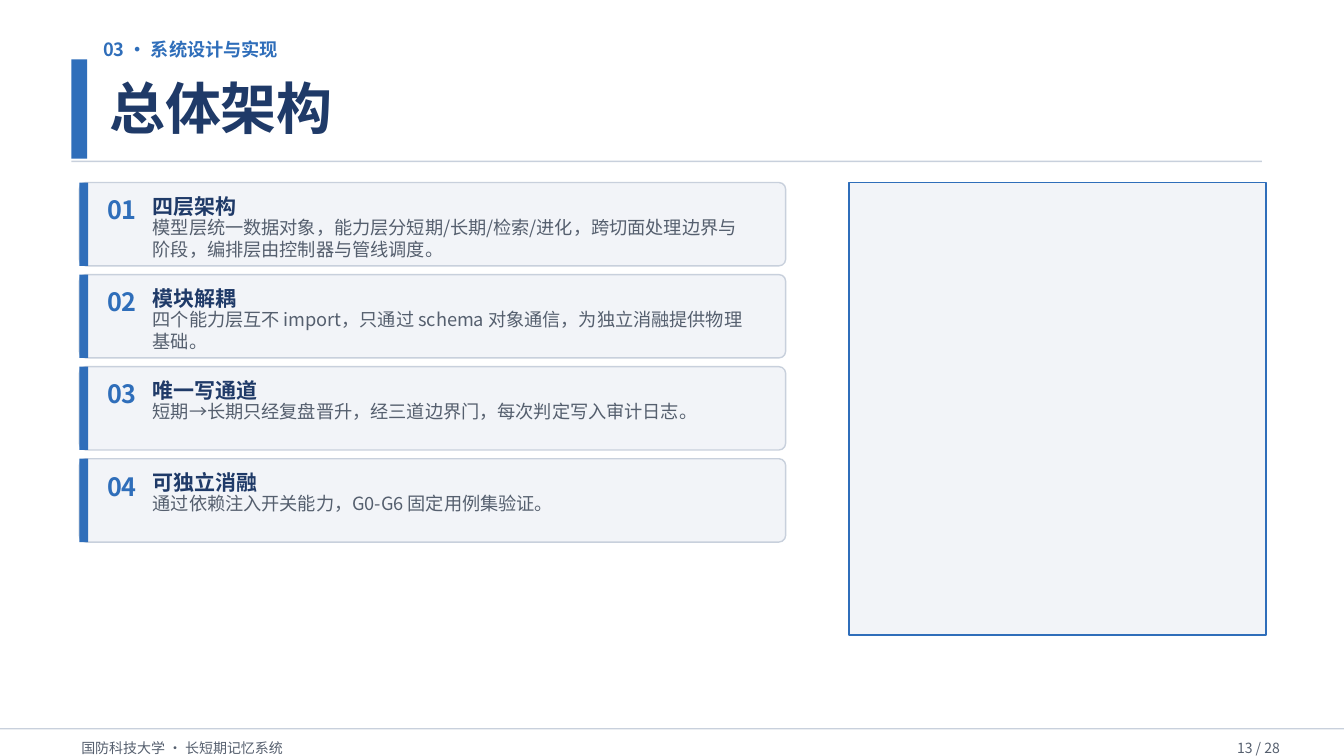
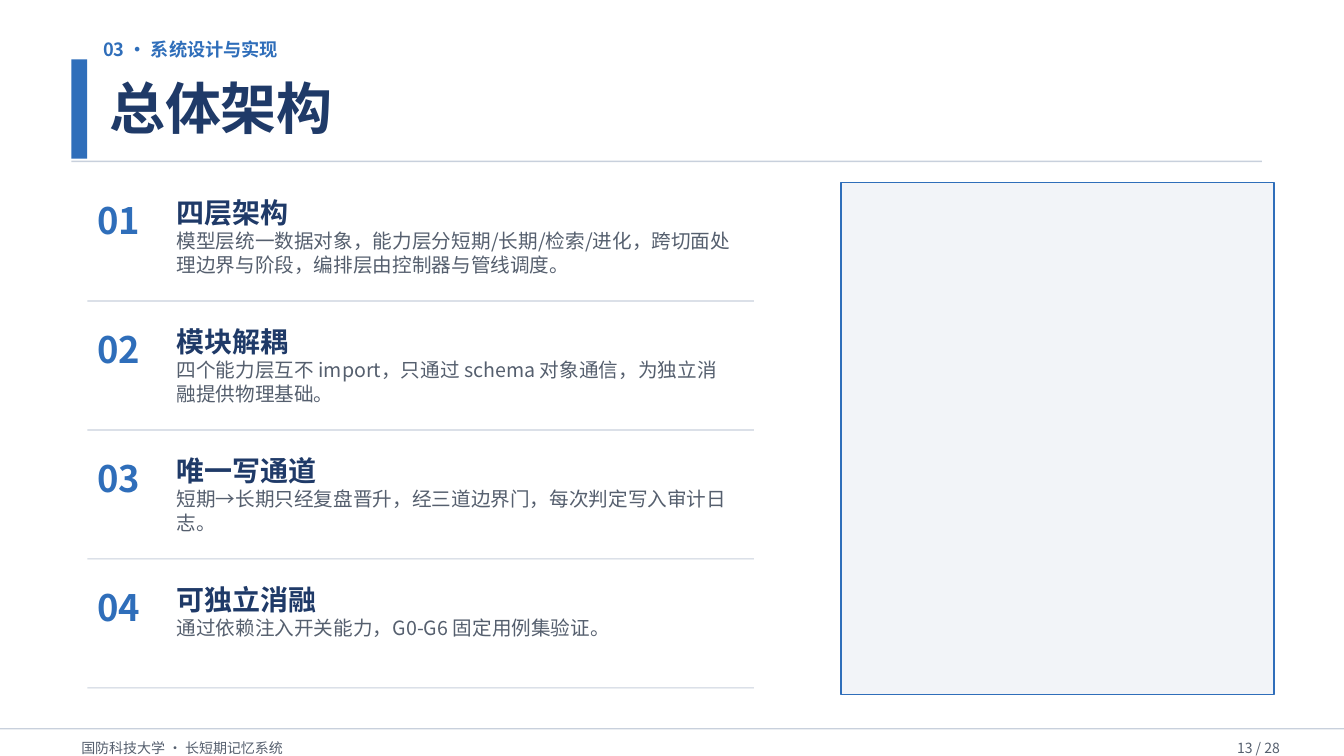
Before and after one commit to Outer-nebula-observer/yz-03, a slide deck: slide 13 of 汇报PPT/最终汇报成果.pptx. Drawn at 1344x756 pixels with LibreOffice and Linux fonts; fonts in the diff are those of the drawing. Boxes give left, top, right and bottom in pixels: in the first picture for what was removed or moved away, otherwise in the second. Text is boxed around its words. In the diff, an @@ line names an element or a change of style, - is before the commit and + after.

```diff
--- a/汇报PPT/最终汇报成果.pptx
+++ b/汇报PPT/最终汇报成果.pptx
@@ rounded rectangle removed at bbox=[80, 182, 786, 266] @@
@@ rectangle removed at bbox=[80, 182, 89, 266] @@
@@ text "01": place and size @@
-text "01" at bbox=[107, 200, 137, 220]
+text "01" at bbox=[97, 206, 140, 235]
@@ text "四层架构": place and size @@
-text "四层架构" at bbox=[153, 196, 237, 216]
+text "四层架构" at bbox=[177, 199, 289, 226]
@@ rectangle: place and size @@
-rectangle at bbox=[850, 182, 1266, 635]
+rectangle at bbox=[842, 182, 1274, 695]
@@ text "模型层统一数据对象，能力层分短期/长期/检索/进化，跨切面处理边界与阶段，编排层由控制器与管线调度。": place and size @@
-text "模型层统一数据对象，能力层分短期/长期/检索/进化，跨切面处理边界与阶段，编排层由控制器与管线调度。" at bbox=[153, 215, 737, 258]
+text "模型层统一数据对象，能力层分短期/长期/检索/进化，跨切面处理边界与阶段，编排层由控制器与管线调度。" at bbox=[177, 231, 731, 274]
@@ rounded rectangle removed at bbox=[80, 274, 786, 358] @@
@@ rectangle removed at bbox=[80, 274, 89, 358] @@
@@ text "02": place and size @@
-text "02" at bbox=[107, 292, 137, 312]
+text "02" at bbox=[97, 335, 140, 364]
@@ rectangle added at bbox=[88, 300, 754, 301], fill #C8D0DC @@
@@ text "模块解耦": place and size @@
-text "模块解耦" at bbox=[153, 285, 237, 311]
+text "模块解耦" at bbox=[177, 328, 289, 355]
@@ text "四个能力层互不 import，只通过 schema 对象通信，为独立消融提供物理基础。": place and size @@
-text "四个能力层互不 import，只通过 schema 对象通信，为独立消融提供物理基础。" at bbox=[153, 307, 742, 350]
+text "四个能力层互不 import，只通过 schema 对象通信，为独立消融提供物理基础。" at bbox=[177, 360, 717, 403]
@@ rounded rectangle removed at bbox=[80, 367, 786, 451] @@
@@ rectangle removed at bbox=[80, 367, 89, 451] @@
@@ rectangle added at bbox=[88, 430, 754, 431], fill #C8D0DC @@
@@ text "唯一写通道": place and size @@
-text "唯一写通道" at bbox=[153, 380, 258, 400]
+text "唯一写通道" at bbox=[177, 457, 317, 484]
@@ rounded rectangle removed at bbox=[80, 459, 786, 542] @@
@@ rectangle removed at bbox=[80, 459, 89, 542] @@
@@ text "03": place and size @@
-text "03" at bbox=[107, 384, 137, 404]
+text "03" at bbox=[97, 464, 140, 493]
@@ text "短期→长期只经复盘晋升，经三道边界门，每次判定写入审计日志。": place and size @@
-text "短期→长期只经复盘晋升，经三道边界门，每次判定写入审计日志。" at bbox=[153, 399, 698, 420]
+text "短期→长期只经复盘晋升，经三道边界门，每次判定写入审计日志。" at bbox=[177, 489, 727, 532]
@@ rectangle added at bbox=[88, 559, 754, 560], fill #C8D0DC @@
@@ size 18 to 26 pt in 4 elements at bbox=[97, 206, 140, 235], bbox=[97, 335, 140, 364], bbox=[97, 464, 140, 493], bbox=[97, 593, 140, 622] @@
@@ text "04": place and size @@
-text "04" at bbox=[107, 477, 137, 497]
+text "04" at bbox=[97, 593, 140, 622]
@@ size 15 to 20 pt in 4 elements at bbox=[177, 199, 289, 226], bbox=[177, 328, 289, 355], bbox=[177, 457, 317, 484], bbox=[177, 586, 317, 613] @@
@@ text "可独立消融": place and size @@
-text "可独立消融" at bbox=[153, 472, 258, 492]
+text "可独立消融" at bbox=[177, 586, 317, 613]
@@ size 13 to 14 pt in 4 elements at bbox=[177, 231, 731, 274], bbox=[177, 360, 717, 403], bbox=[177, 489, 727, 532], bbox=[177, 618, 610, 637] @@
@@ text "通过依赖注入开关能力，G0-G6 固定用例集验证。": place and size @@
-text "通过依赖注入开关能力，G0-G6 固定用例集验证。" at bbox=[153, 491, 553, 512]
+text "通过依赖注入开关能力，G0-G6 固定用例集验证。" at bbox=[177, 618, 610, 637]
@@ rectangle added at bbox=[88, 688, 754, 689], fill #C8D0DC @@
```
Also in this commit, not shown: 6 other slides changed, 1 other file.
